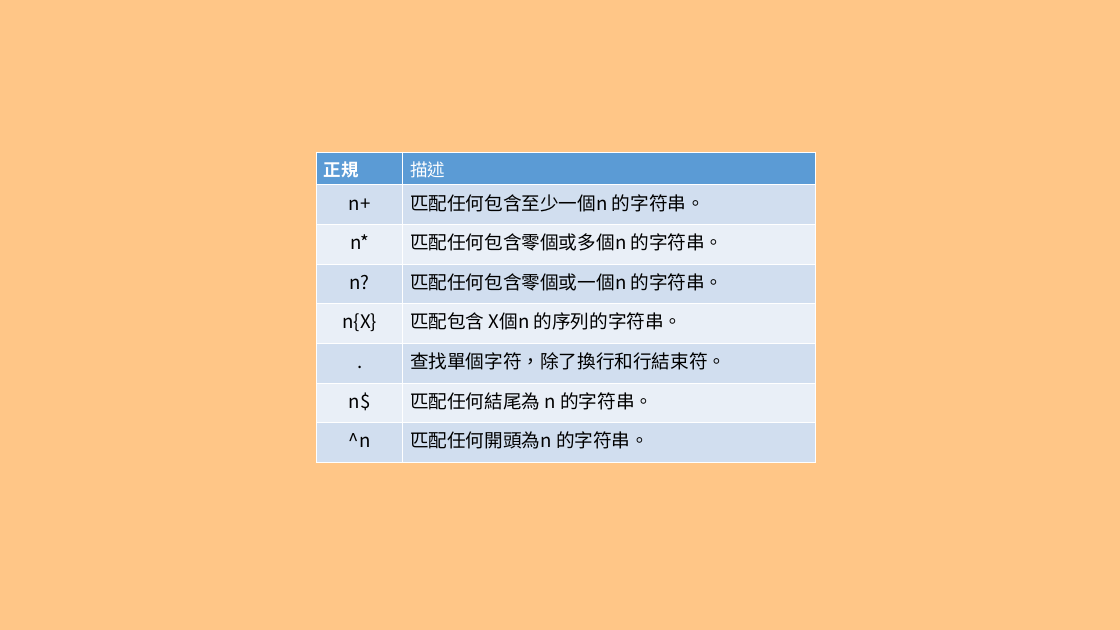
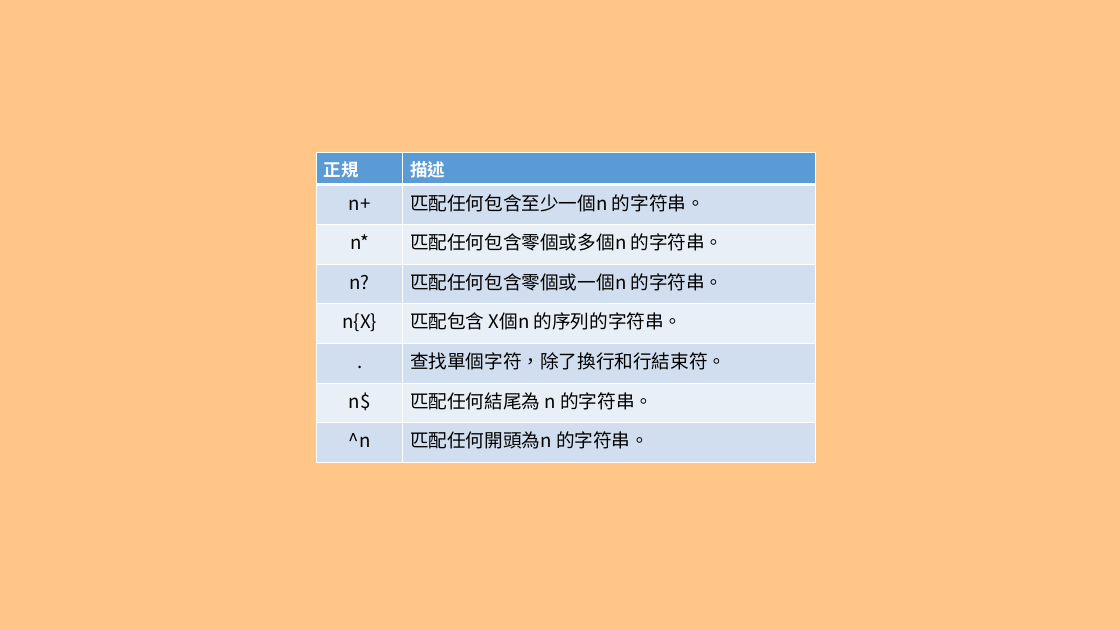
Before and after one commit to a23246542/JS_course_Intermediate_example, a slide deck: slide 39 of 現代 JavaScript 職人之路｜ 中階篇.pptx (slide 38 before the commit). Drawn at 1120x630 pixels with LibreOffice and Linux fonts; fonts in the diff are those of the drawing. Boxes give left, top, right and bottom in pixels: in the first picture for what was removed or moved away, otherwise in the second. Text is boxed around its words. In the diff, an @@ line names an element or a change of style, - is before the commit and + after.

```diff
--- a/現代 JavaScript 職人之路｜ 中階篇.pptx
+++ b/現代 JavaScript 職人之路｜ 中階篇.pptx
@@ table at (x1=317, y1=152, x2=817, y2=459) @@
@@ bold on in "描述" @@
```
Also in this commit, not shown: 6 other slides changed, 5 slides added.
